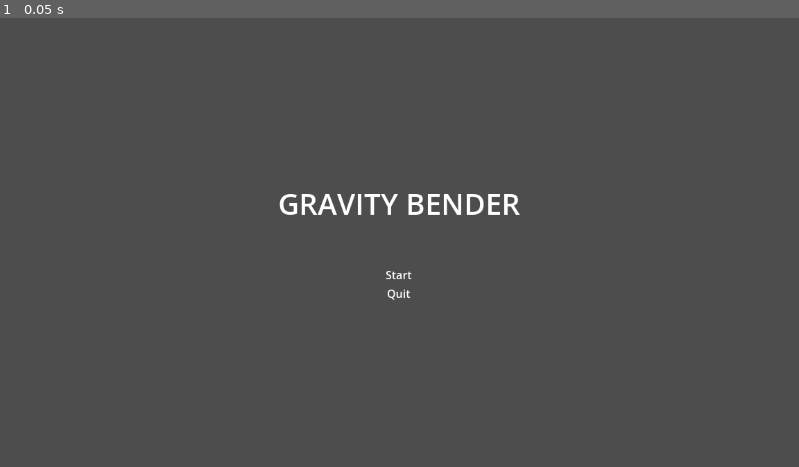
Above: before the commit, frame 1.
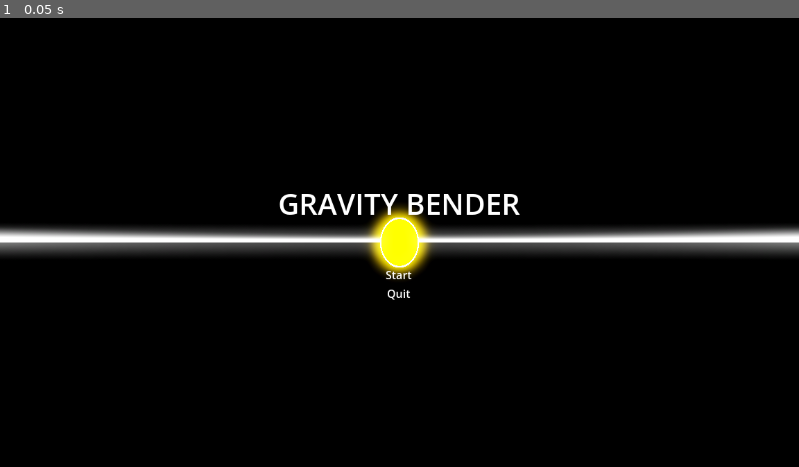
Above: after the commit, the same moment.

Repository: Games4Doritos/UWAGameJam2
Game: Godot game, scene res://Scenes/mainMenu.tscn
Two runs of this game, one before a commit and one after it. Both use one fixed random seed, a clock stepped at 60 frames per second and the inputs below.
Inputs:
- Up to frame 1 (0.05 s): no input

The runs differ from the first frame. In frame 1, 98% of the frame differs, in the area x 0-100%, y 0-100%.

Commit message:
Cool menu

Diff:
--- a/Scenes/mainMenu.tscn
+++ b/Scenes/mainMenu.tscn
@@ -1,6 +1,34 @@
-[gd_scene load_steps=2 format=3 uid="uid://cacdstj2v51f6"]
+[gd_scene load_steps=7 format=3 uid="uid://cacdstj2v51f6"]
 
 [ext_resource type="Script" uid="uid://ph7y61u22dy3" path="res://Scripts/mainMenu.gd" id="1_60k44"]
+[ext_resource type="PackedScene" uid="uid://o7drq7xbcxxg" path="res://Scenes/portal.tscn" id="2_5pknu"]
+
+[sub_resource type="ProceduralSkyMaterial" id="ProceduralSkyMaterial_60k44"]
+sky_top_color = Color(0, 0, 0, 1)
+sky_horizon_color = Color(1, 1, 1, 1)
+sky_curve = 0.003552451
+sky_energy_multiplier = 2.0
+ground_bottom_color = Color(0, 0, 0, 1)
+ground_horizon_color = Color(0, 0, 0, 1)
+
+[sub_resource type="Sky" id="Sky_a02cp"]
+sky_material = SubResource("ProceduralSkyMaterial_60k44")
+
+[sub_resource type="Environment" id="Environment_5pknu"]
+background_mode = 2
+background_energy_multiplier = 3.0
+sky = SubResource("Sky_a02cp")
+tonemap_mode = 2
+tonemap_exposure = 1.34
+tonemap_white = 2.38
+glow_enabled = true
+adjustment_enabled = true
+
+[sub_resource type="CameraAttributesPractical" id="CameraAttributesPractical_b7htb"]
+dof_blur_far_enabled = true
+dof_blur_far_distance = 1000.0
+dof_blur_far_transition = 8192.0
+dof_blur_amount = 0.0
 
 [node name="mainMenu" type="Control"]
 layout_mode = 3
@@ -10,6 +38,28 @@
 grow_horizontal = 2
 grow_vertical = 2
 script = ExtResource("1_60k44")
+
+[node name="SubViewportContainer" type="SubViewportContainer" parent="."]
+z_index = -9
+clip_contents = true
+layout_mode = 0
+offset_right = 1152.0
+offset_bottom = 648.0
+stretch = true
+
+[node name="SubViewport" type="SubViewport" parent="SubViewportContainer"]
+handle_input_locally = false
+size = Vector2i(1152, 648)
+render_target_update_mode = 4
+
+[node name="Camera3D" type="Camera3D" parent="SubViewportContainer/SubViewport"]
+
+[node name="WorldEnvironment" type="WorldEnvironment" parent="SubViewportContainer/SubViewport"]
+environment = SubResource("Environment_5pknu")
+camera_attributes = SubResource("CameraAttributesPractical_b7htb")
+
+[node name="Node3D2" parent="SubViewportContainer/SubViewport" instance=ExtResource("2_5pknu")]
+transform = Transform3D(2.5, 0, 0, 0, 3.228, 0, 0, 0, 2.5, 0, 0, -101.21324)
 
 [node name="CenterContainer" type="CenterContainer" parent="."]
 layout_mode = 1
